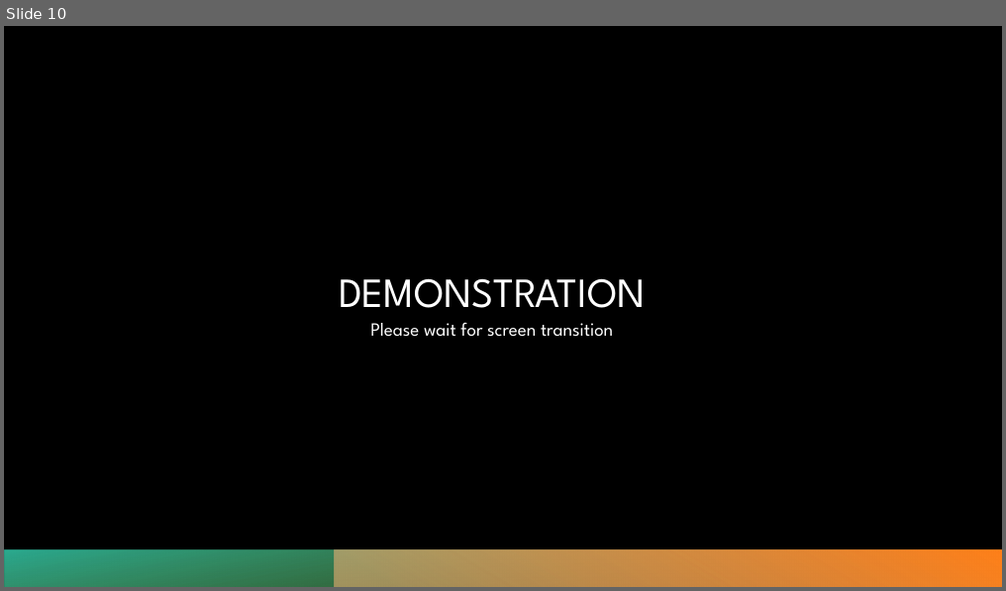
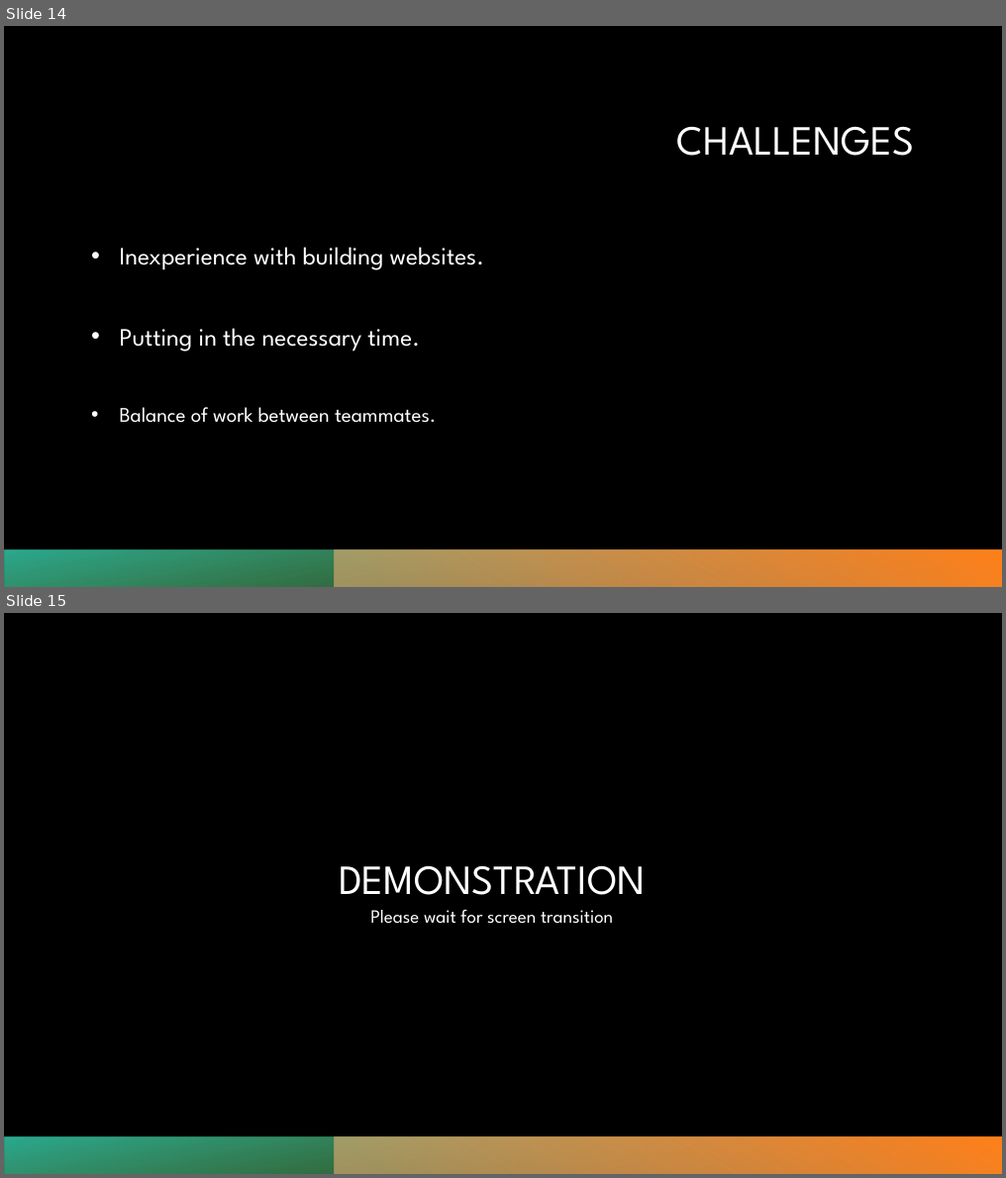
Before and after one commit to cart7982/OpenPlazaCS360, a slide deck: Presentations/OpenPlaza - Phase 3.pptx. Shown one above the other, each under a label of ours: slide 10 before the commit, slides 14 and 15 after it. The pictures are 1006x591 and 1006x1178 pixels, drawn with LibreOffice and Linux fonts; fonts in the diff are those of the drawing; background and template pictures are left out. Boxes give left, top, right and bottom in pixels: in the first picture for what was removed or moved away, otherwise in the second. Text is boxed around its words. In the diff, an @@ line names an element or a change of style, - is before the commit and + after.

```diff
--- a/Presentations/OpenPlaza - Phase 3.pptx
+++ b/Presentations/OpenPlaza - Phase 3.pptx
@@ slide 14 added at box(4, 26, 1002, 587), background #000000; not listed: 2 template elements that a slide beside it also shows @@
@@ title added at box(677, 126, 915, 156), 40 pt, text #FFFFFF @@
+CHALLENGES
@@ text added at box(120, 247, 484, 423), 24 pt, text #FFFFFF @@
+• Inexperience with building websites.
+• Putting in the necessary time.
+• Balance of work between teammates.
@@ what was slide 10 is now slide 15 @@
```
Also in this commit, not shown: 1 slide changed, 11 other slides added, 7 slides removed, 4 other files.
